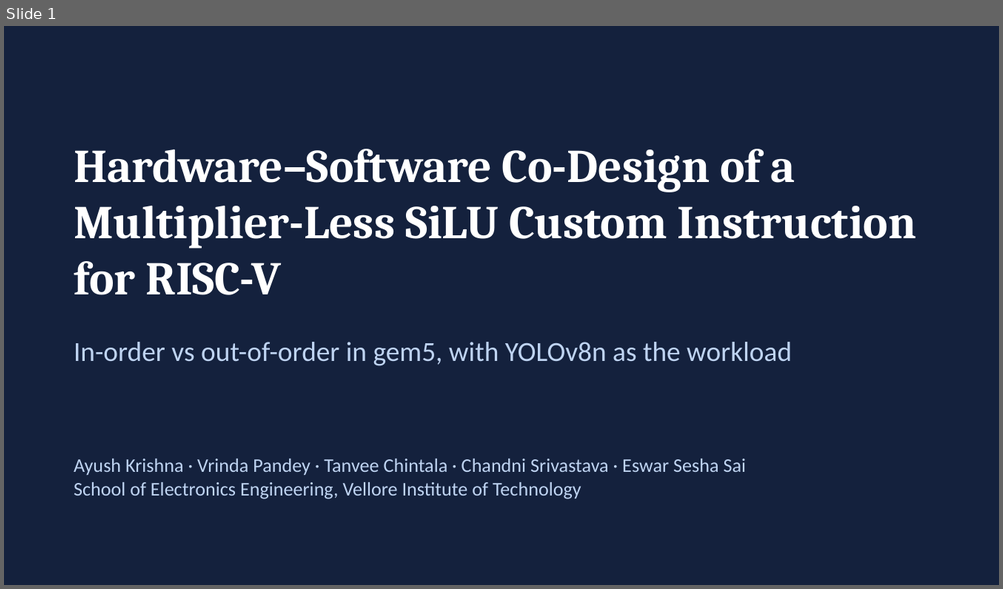
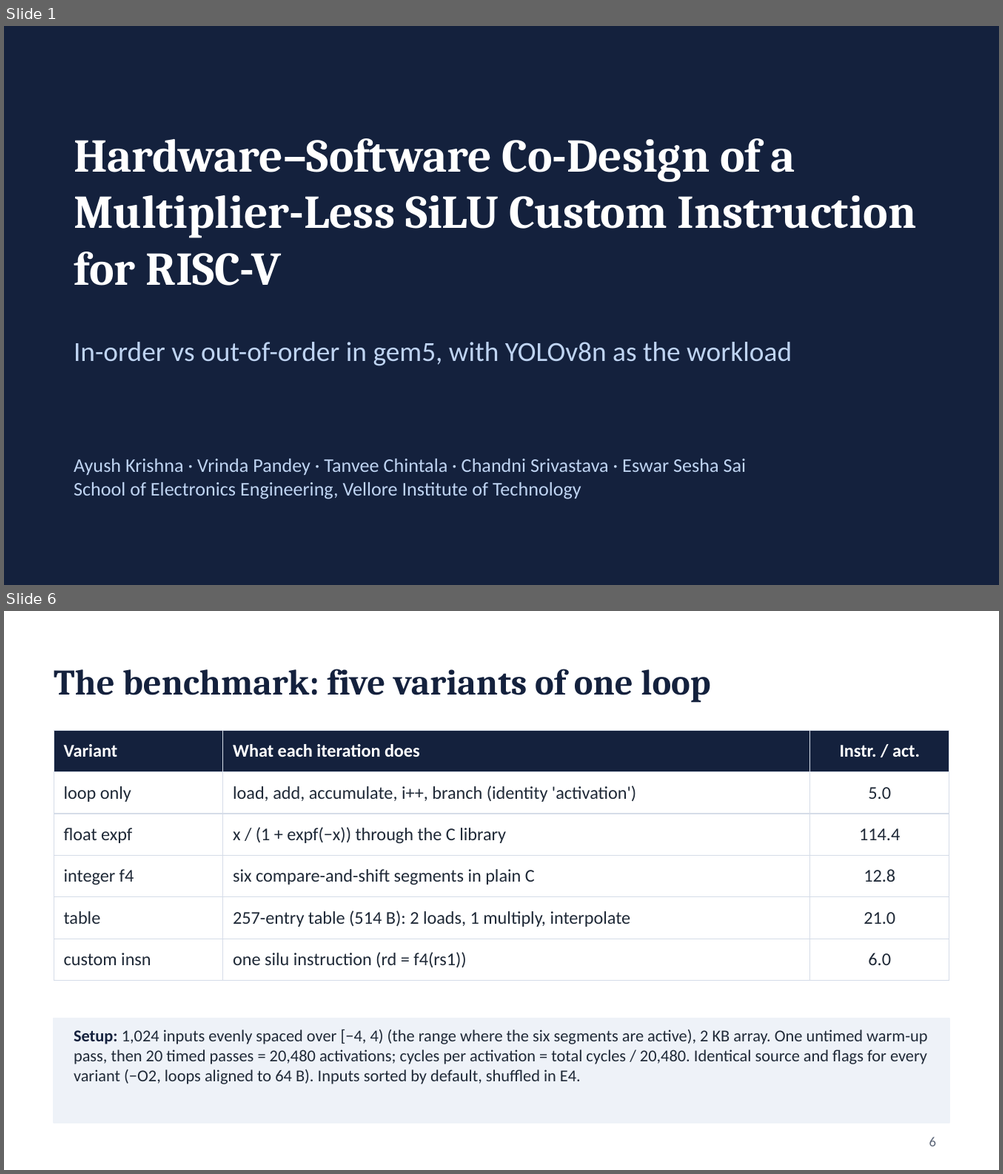
Before and after one commit to normie2099/SiLU-Architecture, a slide deck: results/slides/SiLU_class_presentation.pptx. Shown one above the other, each under a label of ours: slide 1 before the commit, slides 1 and 6 after it; the slides between them are not shown. The pictures are 1003x589 and 1003x1174 pixels, drawn with LibreOffice and Linux fonts; fonts in the diff are those of the drawing. Boxes give left, top, right and bottom in pixels: in the first picture for what was removed or moved away, otherwise in the second. Text is boxed around its words. In the diff, an @@ line names an element or a change of style, - is before the commit and + after.

```diff
--- a/results/slides/SiLU_class_presentation.pptx
+++ b/results/slides/SiLU_class_presentation.pptx
@@ slide 6 added at [4,611,999,1170], background #FFFFFF @@
@@ title added at [54,669,710,703], 26 pt, text #14213D, bold @@
+The benchmark: five variants of one loop
@@ table added at [54,730,949,971], 6 rows, 3 columns @@
+Variant | What each iteration does | Instr. / act.
+loop only | load, add, accumulate, i++, branch (identity 'activation') | 5.0
+float expf | x / (1 + expf(−x)) through the C library | 114.4
+integer f4 | six compare-and-shift segments in plain C | 12.8
+table | 257-entry table (514 B): 2 loads, 1 multiply, interpolate | 21.0
+custom insn | one silu instruction (rd = f4(rs1)) | 6.0
@@ rectangle added at [54,1019,949,1123], fill #EEF2F8, outline #EEF2F8 1 pt @@
@@ text added at [74,1030,927,1085], 12 pt, text #1F2937 @@
+Setup: 1,024 inputs evenly spaced over [−4, 4) (the range where the six segments are active), 2 KB array. One untimed warm-up pass, then 20 timed passes = 20,480 activations; cycles per activation = total cycles / 20,480. Identical source and flags for every variant (−O2, loops aligned to 64 B). Inputs sorted by default, shuffled in E4.
@@ page number added at [929,1137,936,1147], 10 pt, text #5B6577 @@
+6
@@ slide 1 changed as well @@
@@ text "Hardware–Software Co-Design of a Multiplier-Less ...": place and size @@
-text "Hardware–Software Co-Design of a Multiplier-Less ..." at [74,149,916,295]
+text "Hardware–Software Co-Design of a Multiplier-Less ..." at [74,138,916,286]
```
Also in this commit, not shown: 5 other slides changed, 12 other slides added, 7 slides removed, 1 other file.
